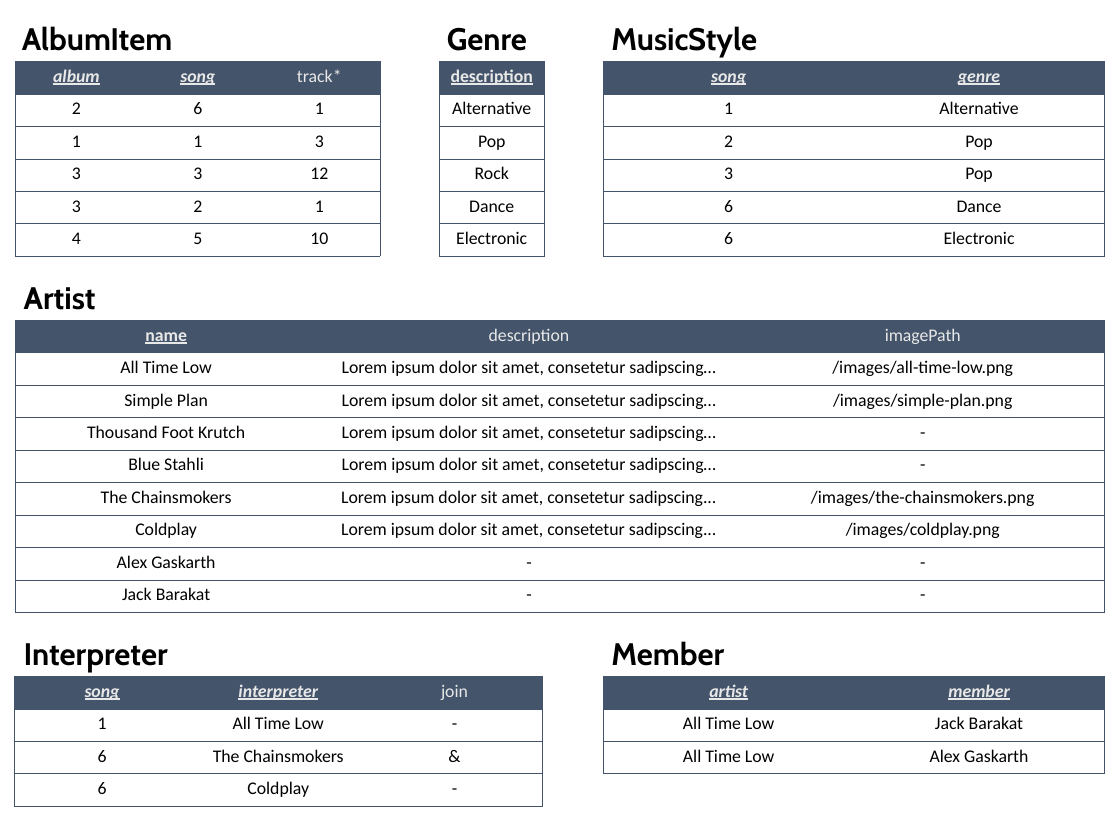
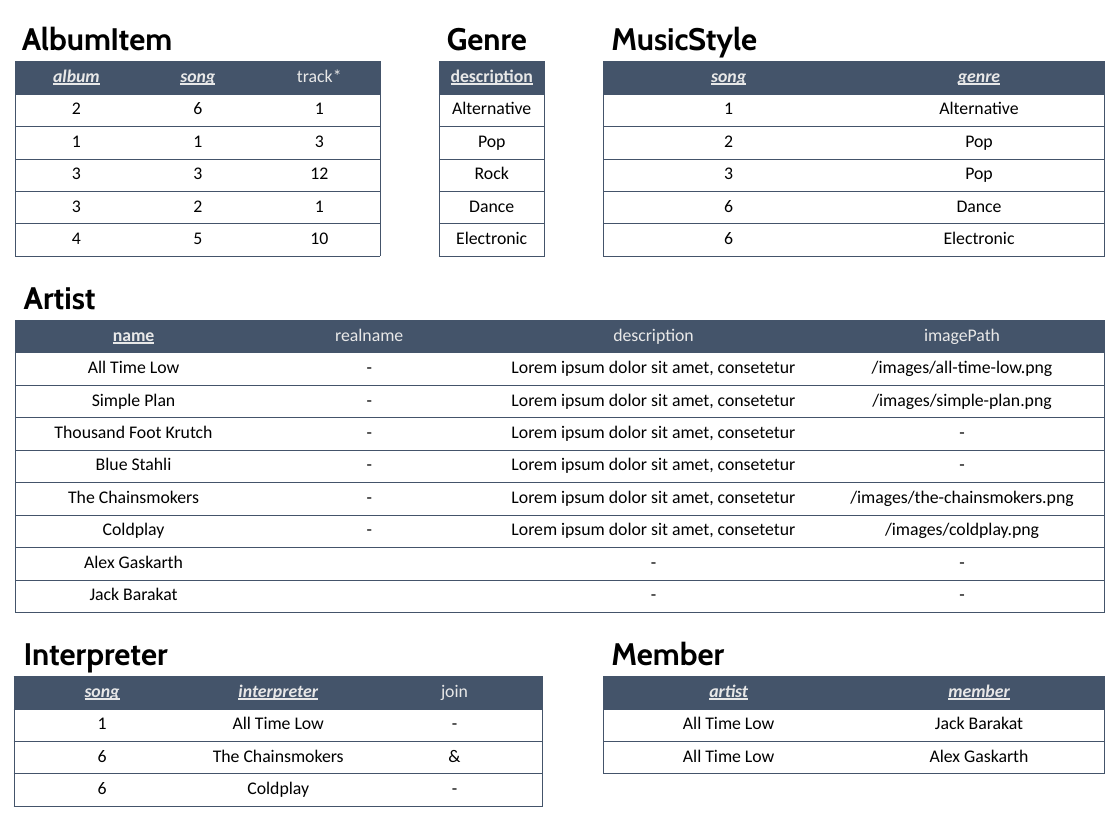
Before and after one commit to DonColon/vinyl-api-spec, a slide deck: slide 4 of docs/Vinyl - Datenmodell.pptx. Drawn at 1120x840 pixels with LibreOffice and Linux fonts; fonts in the diff are those of the drawing. Boxes give left, top, right and bottom in pixels: in the first picture for what was removed or moved away, otherwise in the second. Text is boxed around its words. In the diff, an @@ line names an element or a change of style, - is before the commit and + after.

```diff
--- a/docs/Vinyl - Datenmodell.pptx
+++ b/docs/Vinyl - Datenmodell.pptx
@@ table at (16,320,1105,612) @@
-column 2: description | Lorem ipsum dolor sit amet, consetetur sadipscing… | Lorem ipsum dolor sit amet, consetetur sadipscing… | Lorem ipsum dolor sit amet, consetetur sadipscing… | Lorem ipsum dolor sit amet, consetetur sadipscing… | Lorem ipsum dolor sit amet, consetetur sadipscing... | Lorem ipsum dolor sit amet, consetetur sadipscing... | - | -
+column 2: realname | - | - | - | - | - | - |  | 
+column 3: description | Lorem ipsum dolor sit amet, consetetur | Lorem ipsum dolor sit amet, consetetur | Lorem ipsum dolor sit amet, consetetur | Lorem ipsum dolor sit amet, consetetur | Lorem ipsum dolor sit amet, consetetur | Lorem ipsum dolor sit amet, consetetur | - | -
```
Also in this commit, not shown: 5 other files.
